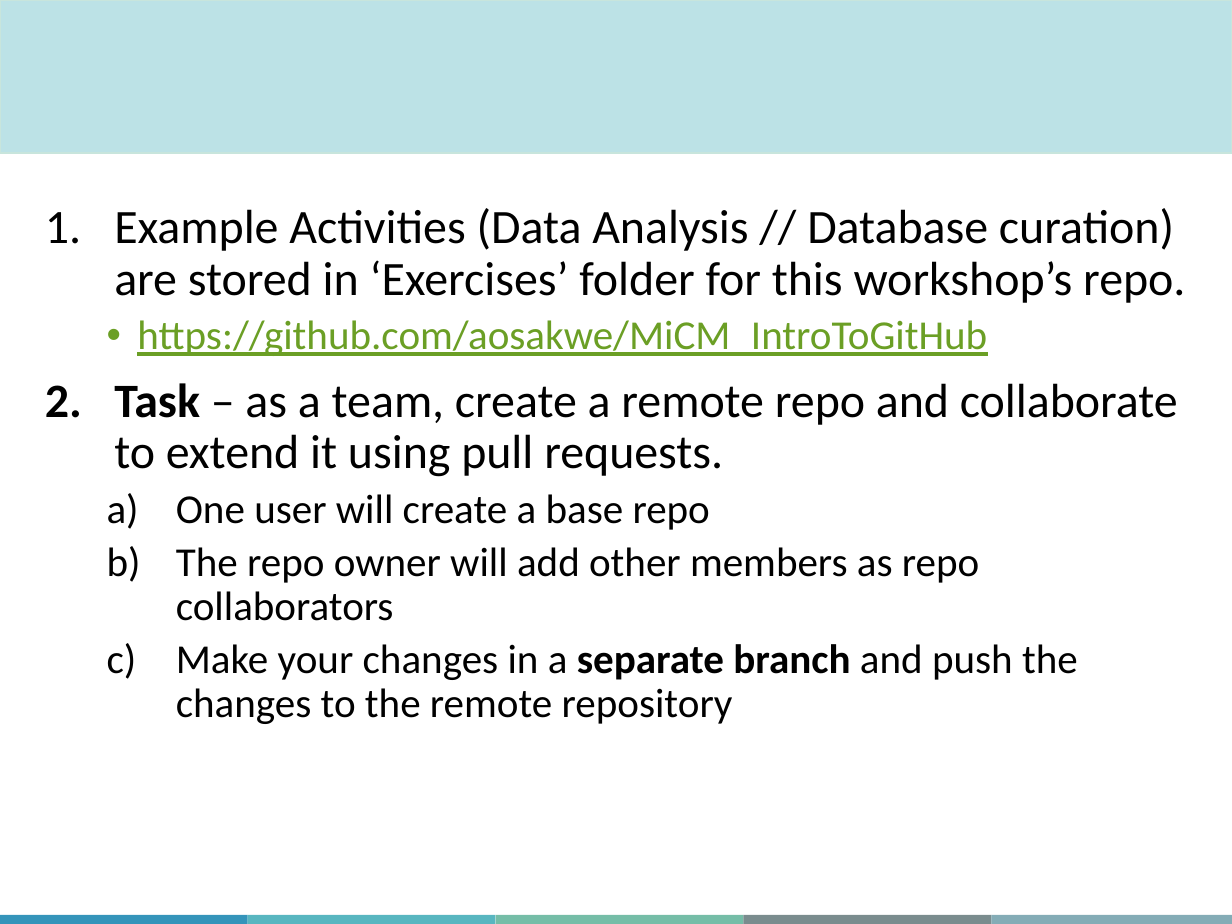
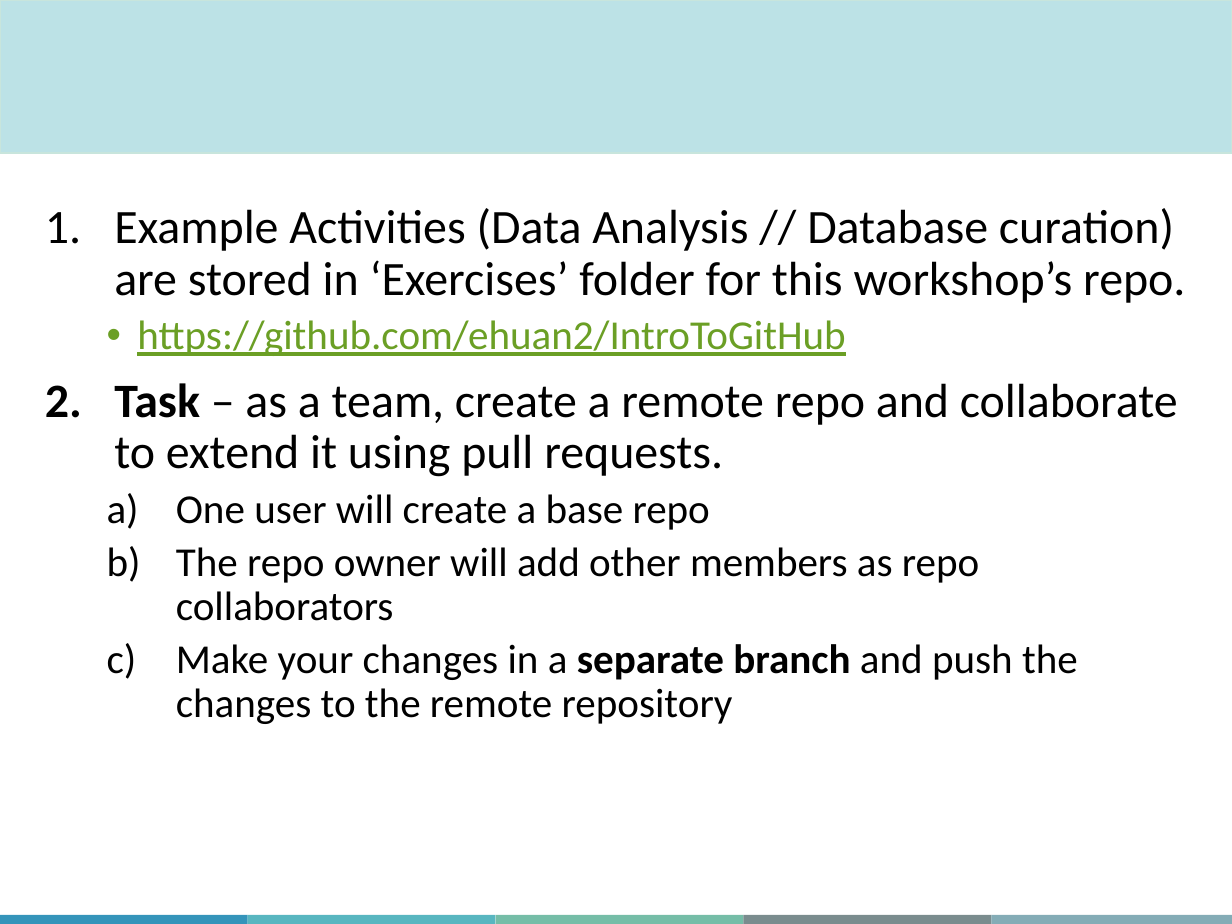
Before and after one commit to ehuan2/IntroToGitHub, a slide deck: slide 60 of Slides/MiCM_GitHub_Workshop_may_2026.pptx (slide 58 before the commit). Drawn at 1232x924 pixels with LibreOffice and Linux fonts; fonts in the diff are those of the drawing; background and template pictures are left out. Boxes give left, top, right and bottom in pixels: in the first picture for what was removed or moved away, otherwise in the second. Text is boxed around its words. In the diff, an @@ line names an element or a change of style, - is before the commit and + after.

```diff
--- a/Slides/MiCM_GitHub_Workshop_may_2026.pptx
+++ b/Slides/MiCM_GitHub_Workshop_may_2026.pptx
@@ text at bbox=[137, 320, 845, 356]: text changed @@
-  • https://github.com/aosakwe/MiCM_IntroToGitHub
+  • https://github.com/ehuan2/IntroToGitHub
```
Also in this commit, not shown: 22 other slides changed, 4 slides added, 2 slides removed.
